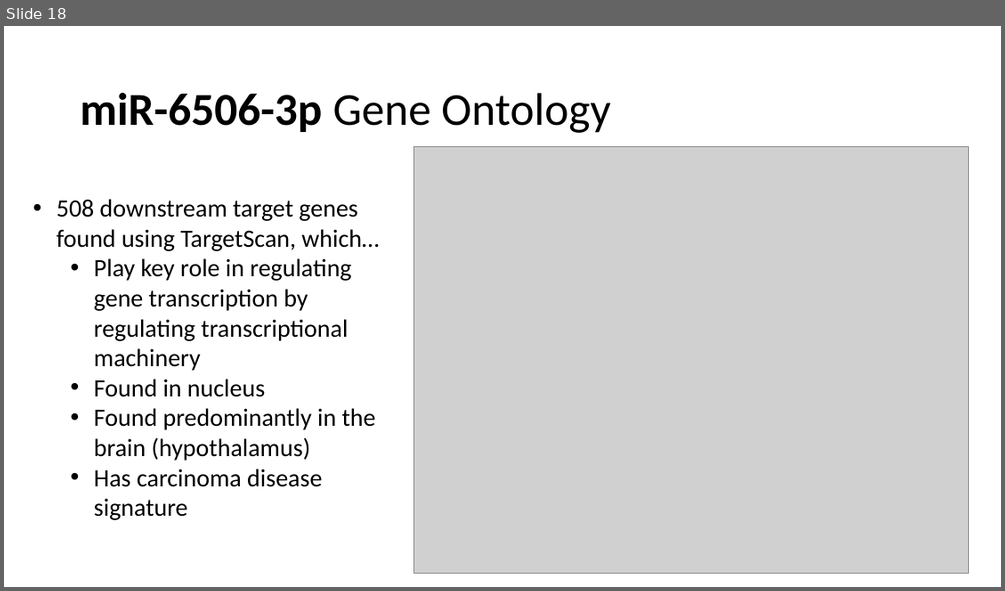
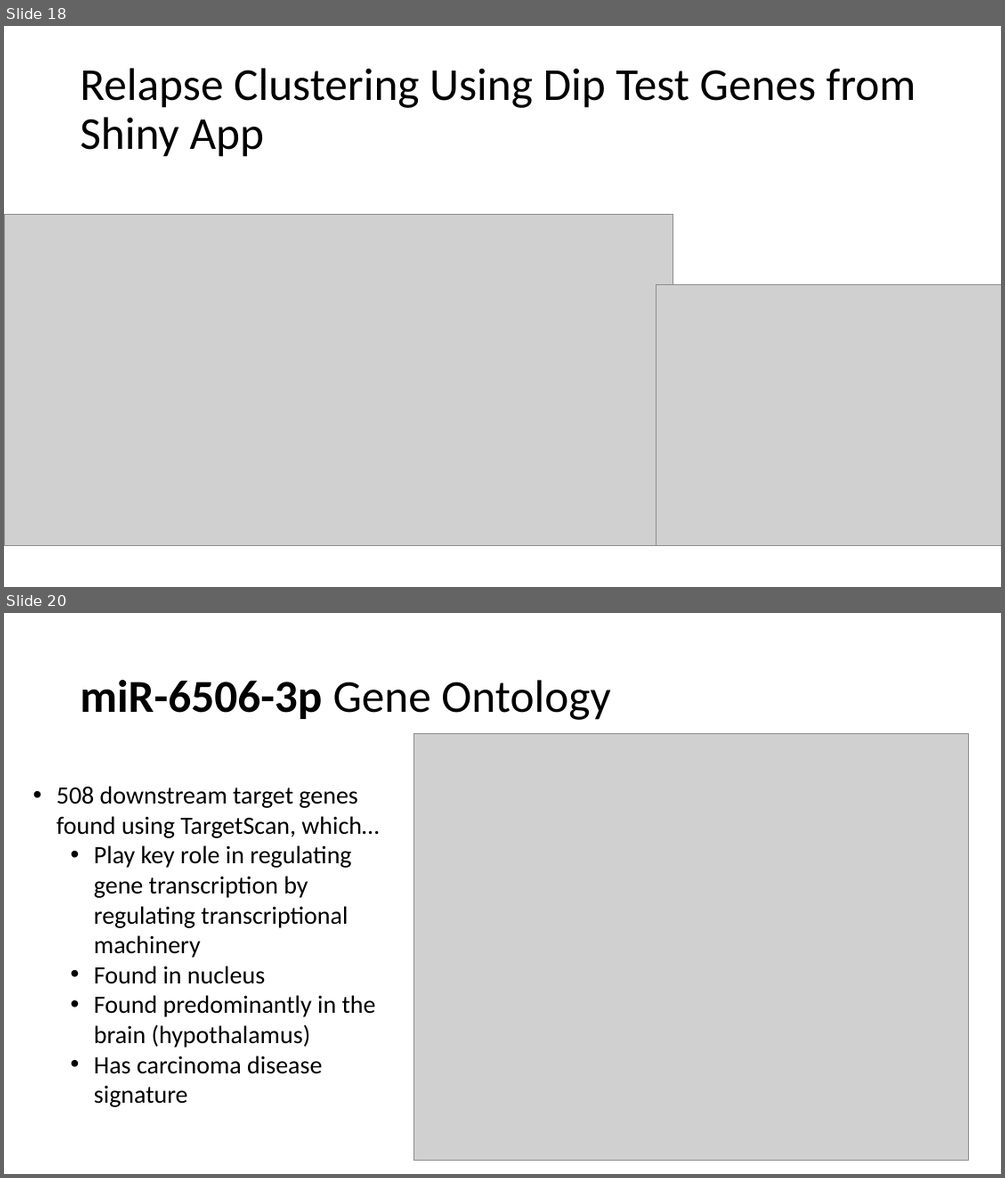
Before and after one commit to shehbeel/liquid-biopsy-analysis, a slide deck: liquid_biopsy_machine_learning.pptx. Shown one above the other, each under a label of ours: slide 18 before the commit, slides 18 and 20 after it; the slides between them are not shown. The pictures are 1005x591 and 1005x1178 pixels, drawn with LibreOffice and Linux fonts; fonts in the diff are those of the drawing; grey boxes stand for pictures. Boxes give left, top, right and bottom in pixels: in the first picture for what was removed or moved away, otherwise in the second. Text is boxed around its words. In the diff, an @@ line names an element or a change of style, - is before the commit and + after.

```diff
--- a/liquid_biopsy_machine_learning.pptx
+++ b/liquid_biopsy_machine_learning.pptx
@@ slide 18 added at (4,26,1001,587), background #FFFFFF @@
@@ title added at (80,68,916,157), 44 pt, text #000000 @@
+Relapse Clustering Using Dip Test Genes from Shiny App
@@ picture added at (4,215,673,545) @@
@@ picture added at (656,285,1001,545) @@
@@ what was slide 18 is now slide 20 @@
```
Also in this commit, not shown: 1 slide changed, 1 other slide added.
